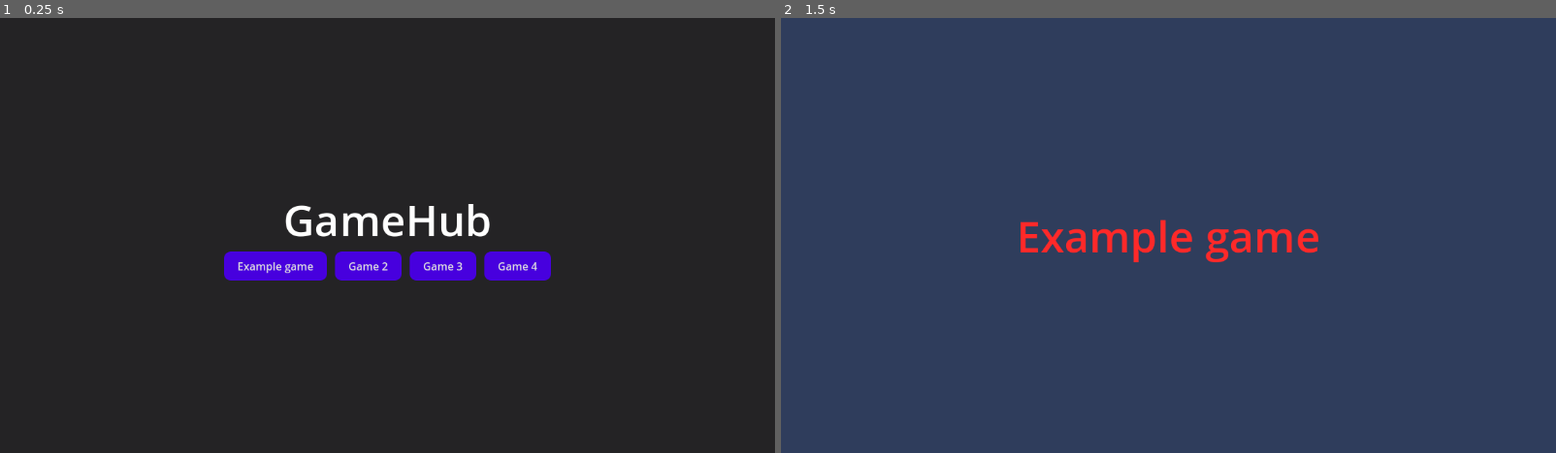
Above: before the commit, frames 1-2 (left to right).
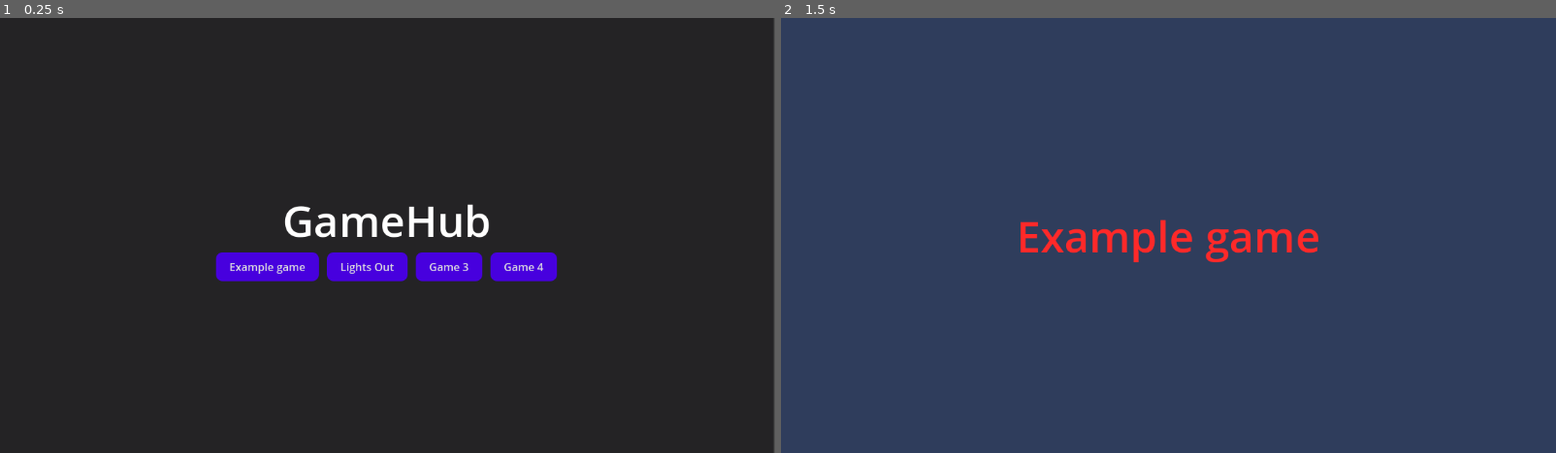
Above: after the commit, the same moments.

Repository: RamVen1/GameHub
Game: Godot game, scene res://Scenes/Main menu/Main menu.tscn
The game is run twice, just before and just after one commit, with the same random seed, the same clock (stepped at 60 frames per second) and the same inputs.
Inputs:
- Up to frame 1 (0.25 s): no input
- Up to frame 2 (1.5 s): click "Example game" at 0.5 s; tap Enter at 1.25 s

The runs differ from the first frame. In frame 1, 1.6% of the frame differs, in the area x 27-100%, y 0-100%; in frame 2, nothing differs.

Commit message:
Added Main Menu to the Lights out
Added a main menu to lights out with a back to menu button and a non functioning Rules button

Diff:
--- /dev/null
+++ b/Scenes/LightsOut/LightsOutMenu.tscn
@@ -0,0 +1,59 @@
+[gd_scene load_steps=2 format=3 uid="uid://v6u12tydg26f"]
+
+[ext_resource type="Script" uid="uid://cytuljhcebvi4" path="res://Scenes/LightsOut/MainMenuButton.gd" id="1_2q57d"]
+
+[node name="LightsOutMenu" type="Control"]
+layout_mode = 3
+anchors_preset = 15
+anchor_right = 1.0
+anchor_bottom = 1.0
+grow_horizontal = 2
+grow_vertical = 2
+
+[node name="VBoxContainer" type="VBoxContainer" parent="."]
+layout_mode = 0
+offset_right = 1150.0
+offset_bottom = 650.0
+
+[node name="ColorRect" type="ColorRect" parent="."]
+layout_mode = 0
+offset_right = 1150.0
+offset_bottom = 650.0
+color = Color(0.25098, 0.407843, 0.717647, 1)
+
+[node name="Label" type="Label" parent="."]
+layout_mode = 0
+offset_left = 250.0
+offset_top = 20.0
+offset_right = 850.0
+offset_bottom = 120.0
+theme_override_font_sizes/font_size = 70
+text = "Lights Out"
+horizontal_alignment = 1
+
+[node name="MainMenuButton" type="Button" parent="."]
+layout_mode = 0
+offset_left = 45.0
+offset_top = 500.0
+offset_right = 245.0
+offset_bottom = 600.0
+text = "Back to Main Menu"
+script = ExtResource("1_2q57d")
+game_scene = "uid://6vcfcvr2ovo4"
+
+[node name="RulesButton" type="Button" parent="."]
+layout_mode = 0
+offset_left = 900.0
+offset_top = 500.0
+offset_right = 1100.0
+offset_bottom = 600.0
+text = "Rules"
+
+[node name="MenuPanel" type="PopupPanel" parent="."]
+title = "Rules"
+position = Vector2i(350, 200)
+size = Vector2i(400, 400)
+
+[connection signal="pressed" from="MainMenuButton" to="MainMenuButton" method="_on_pressed"]
+[connection signal="pressed" from="RulesButton" to="MainMenuButton" method="_on_rules_button_pressed"]
+[connection signal="ready" from="MenuPanel" to="MainMenuButton" method="_on_menu_panel_ready"]
--- /dev/null
+++ b/Scenes/LightsOut/MainMenuButton.gd
@@ -0,0 +1,28 @@
+extends Button
+
+@export_file("*.tscn") var game_scene: String
+@onready var menu_panel = $MenuPanel # MenuPanel is a sibling of the button
+
+var scene: PackedScene
+
+func _ready() -> void:
+	if game_scene.is_empty():
+		printerr("No scene given to button \"%s\"" % self.text)
+		return
+	scene = load(game_scene)
+
+# Function for the button to transition to a new scene
+func _on_pressed() -> void:
+	print("Pressed \"%s\" button!" % self.text)
+	if scene != null:
+		var error: Error = get_tree().change_scene_to_packed(scene)
+		if error != OK:
+			printerr(error)
+
+# Function for toggling the visibility of the MenuPanel PopupPanel
+func _on_rules_button_pressed() -> void:
+	if menu_panel.visible:
+		menu_panel.hide()  # Hide the panel if it's currently visible
+	else:
+		menu_panel.popup_centered()
+	  # Show the panel, centered on the screen
--- a/Scenes/Main menu/Main menu.tscn
+++ b/Scenes/Main menu/Main menu.tscn
@@ -6,6 +6,8 @@
 anchors_preset = 15
 anchor_right = 1.0
 anchor_bottom = 1.0
+offset_right = -2.0
+offset_bottom = 2.0
 grow_horizontal = 2
 grow_vertical = 2
 color = Color(0.142185, 0.139305, 0.143586, 1)
@@ -37,7 +39,8 @@
 
 [node name="Button 2" parent="VBoxContainer/VBoxContainer" instance=ExtResource("2_cu2tm")]
 layout_mode = 2
-text = "Game 2"
+text = "Lights Out"
+game_scene = "uid://v6u12tydg26f"
 
 [node name="Button 3" parent="VBoxContainer/VBoxContainer" instance=ExtResource("2_cu2tm")]
 layout_mode = 2
Not shown, added: Scenes/LightsOut/MainMenuButton.gd.uid
